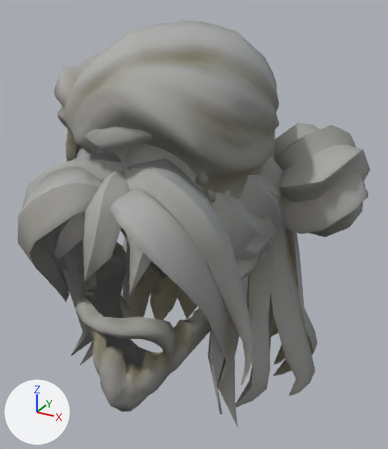
The glTF model public/assets/characters/hair_Lean.glb as it was, and as the next commit left it.
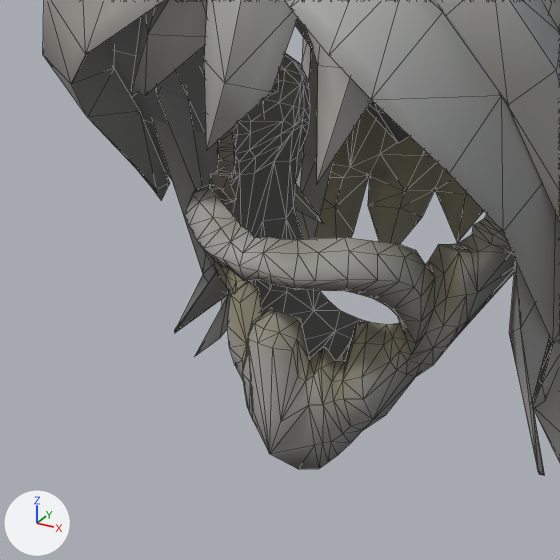
Each version appears first whole from a camera (50 mm lens) standing at (0.214, -0.345, 1.86) and looking at (0.007, 0.031, 1.672), and next in a close-up on the part from 0% to 59% of the width and 49% to 100% of the height. Every picture has the same lights, and +X, +Y and +Z are marked at lower left. The last two pictures show the newer version. Both versions are drawn at the pose saved in each file; the numbers are the values there. The close-ups show mesh edges as thin lines.

Names of what the first close-up shows: 'HAIR_Beard', 'HAIR_Buns', 'HAIR_Long' and 1 more.
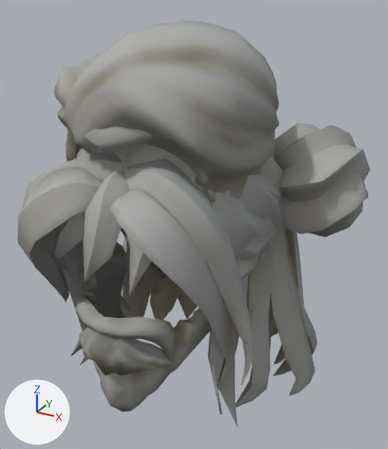
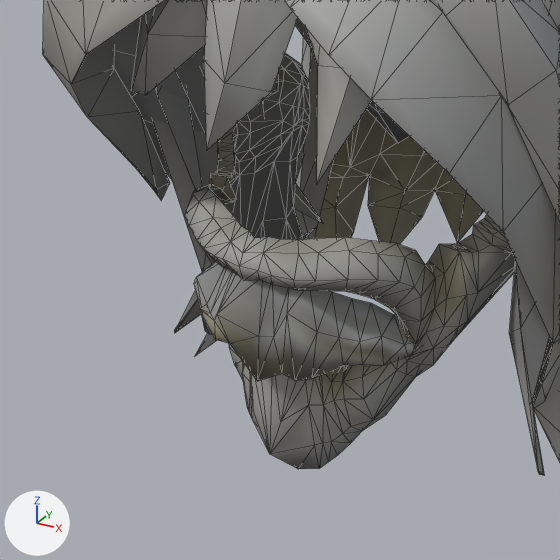
Location of each change, (x1, y1, x2, y2) in pixels of the close-ups (560 x 560 px):
```json
{"object": "HAIR_Moustache", "change": "added", "after": [194, 228, 419, 381]}
```

The change, as JSON lines over the scene's bpy script:
```json
{"op": "add", "block": "me_hair_moustache", "code": ["me_hair_moustache = bpy.data.meshes.new('HAIR_Moustache')", "me_hair_moustache.from_pydata(...)  # 84 vertices, 120 faces; spans x -0.0391..0.0411, y -0.1072..-0.0075, z 1.5911..1.6367", "me_hair_moustache.materials.append(mat_mi_hair_1)  # picture img_t_hair_1_basecolor"]}
{"op": "add", "block": "ob_hair_moustache", "code": ["ob_hair_moustache = bpy.data.objects.new('HAIR_Moustache', me_hair_moustache)", "ob_hair_moustache.location = (0.0, 0.0, 0.0)"]}
```
